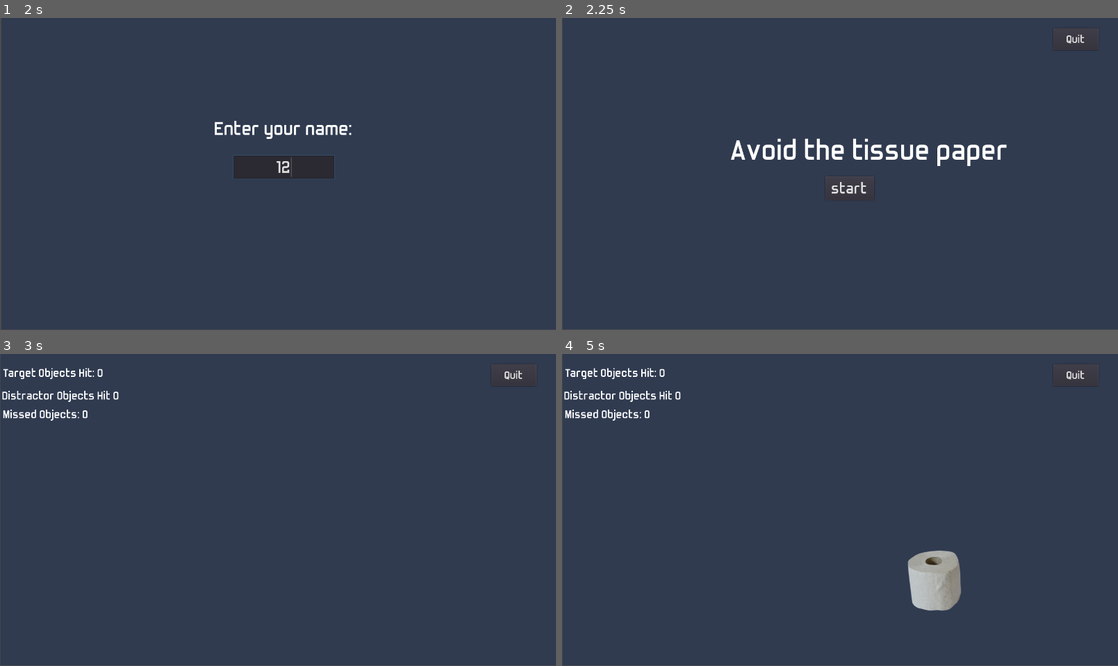
Above: before the commit, frames 1-4 (two rows, left to right).
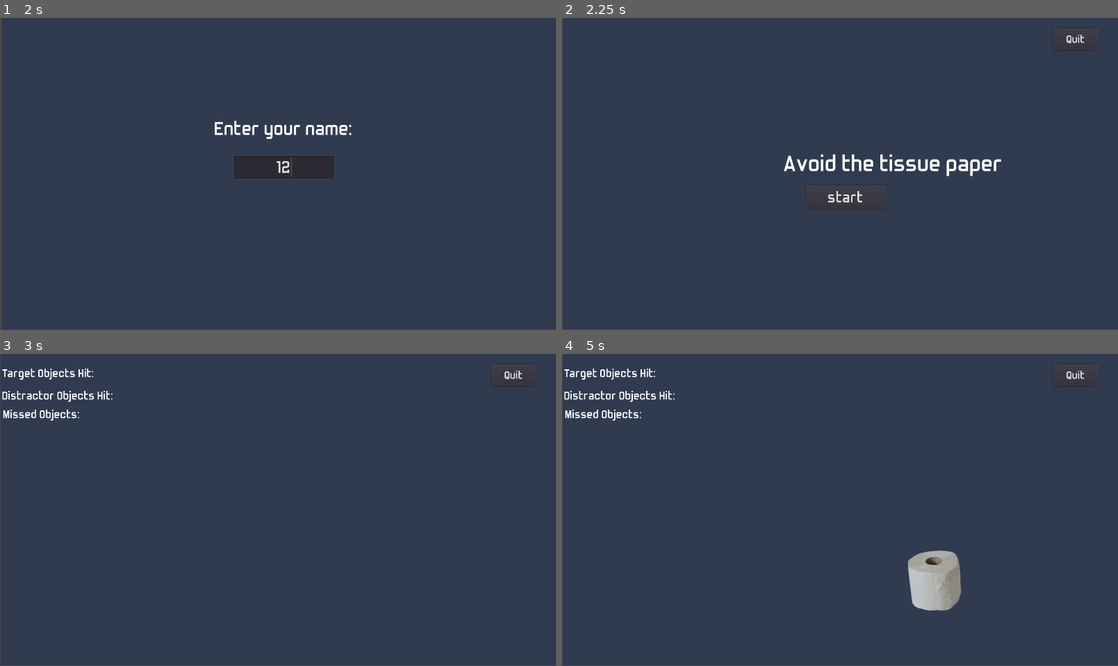
Above: after the commit, the same moments.

Repository: resquenazi/Object_Discrimination_Video_Game
Game: Godot game, scene res://Scenes/MainMenu.tscn
Two runs of this game, one before a commit and one after it. Both use one fixed random seed, a clock stepped at 60 frames per second and the inputs below.
Inputs (mouse positions are in pixels of both pictures, inside the frame that each line leads up to):
- Up to frame 1 (2 s): click "play game" at 0.5 s; click (283, 167) at 1.27 s; type "12" at 1.35 s
- Up to frame 2 (2.25 s): tap Enter at 2 s; move the mouse to (962, 158) at 2.02 s; press the mouse at (962, 158) at 2.03 s
- Up to frame 3 (3 s): release the mouse at (400, 494) at 2.75 s; click "start" at 2.75 s
- Up to frame 4 (5 s): tap Space at 3.5 s; move the mouse to (728, 525) at 3.52 s; click (728, 525) at 3.6 s; tap Enter at 4.25 s; move the mouse to (895, 441) at 4.27 s; press the mouse at (895, 441) at 4.28 s

Frame 1 is identical in both runs. In frame 2, 2.4% of the frame differs, in the area x 30-80%, y 38-60%; in frame 3, 0.3%; in frame 4, 0.3%.

Commit message:
added difficulty within levels, made a restart screen

Diff:
--- a/Scenes/Game.tscn
+++ b/Scenes/Game.tscn
@@ -5,21 +5,20 @@
 [ext_resource path="res://Scenes/TargetObjects.tscn" type="PackedScene" id=3]
 [ext_resource path="res://Scenes/DistractorObjects.tscn" type="PackedScene" id=4]
 [ext_resource path="res://Scenes/CursorTrail.tscn" type="PackedScene" id=5]
-[ext_resource path="res://Fonts/font.tres" type="DynamicFont" id=6]
 
-[sub_resource type="DynamicFont" id=1]
+[sub_resource type="RectangleShape2D" id=1]
+extents = Vector2( 21.9513, 392.709 )
+
+[sub_resource type="RectangleShape2D" id=2]
+extents = Vector2( 23.839, 391.69 )
+
+[sub_resource type="DynamicFont" id=3]
 size = 30
 font_data = ExtResource( 1 )
 
-[sub_resource type="DynamicFont" id=2]
+[sub_resource type="DynamicFont" id=4]
 size = 30
 font_data = ExtResource( 1 )
-
-[sub_resource type="RectangleShape2D" id=3]
-extents = Vector2( 21.9513, 392.709 )
-
-[sub_resource type="RectangleShape2D" id=4]
-extents = Vector2( 23.839, 391.69 )
 
 [sub_resource type="DynamicFont" id=5]
 size = 40
@@ -27,6 +26,10 @@
 
 [sub_resource type="DynamicFont" id=6]
 size = 29
+font_data = ExtResource( 1 )
+
+[sub_resource type="DynamicFont" id=7]
+size = 60
 font_data = ExtResource( 1 )
 
 [node name="Game" type="Node2D"]
@@ -46,87 +49,86 @@
 "_edit_use_anchors_": false
 }
 
-[node name="TargetObjectsScoreLabel" type="Label" parent="."]
+[node name="TargetObjectsTimer" type="Timer" parent="."]
+wait_time = 2.0
+one_shot = true
+
+[node name="DistractorObjectsTimer" type="Timer" parent="."]
+wait_time = 3.0
+one_shot = true
+
+[node name="GameBoarder" type="StaticBody2D" parent="."]
+
+[node name="CollisionShape2D" type="CollisionShape2D" parent="GameBoarder"]
+position = Vector2( -22.1998, 360.362 )
+shape = SubResource( 1 )
+
+[node name="CollisionShape2D2" type="CollisionShape2D" parent="GameBoarder"]
+position = Vector2( 1384.16, 383.113 )
+shape = SubResource( 2 )
+
+[node name="CursorTrail" parent="." instance=ExtResource( 5 )]
+
+[node name="HUD" type="Control" parent="."]
+anchor_right = 1.0
+anchor_bottom = 1.0
+margin_right = 1364.0
+margin_bottom = 764.0
+__meta__ = {
+"_edit_use_anchors_": false
+}
+
+[node name="TargetObjectsScoreLabel" type="Label" parent="HUD"]
 anchor_top = 0.5
 anchor_bottom = 0.5
-margin_left = 8.0
-margin_top = 30.0
-margin_right = 323.0
-margin_bottom = 63.0
-custom_fonts/font = SubResource( 1 )
+margin_left = 6.2182
+margin_top = -350.833
+margin_right = 321.218
+margin_bottom = -317.833
+custom_fonts/font = SubResource( 3 )
 text = "Target Objects Hit:"
 __meta__ = {
 "_edit_use_anchors_": false
 }
 
-[node name="DistractorObjectsScoreLabel" type="Label" parent="."]
+[node name="DistractorObjectsScoreLabel" type="Label" parent="HUD"]
 margin_left = 6.22449
 margin_top = 86.0356
-margin_right = 197.224
+margin_right = 279.224
 margin_bottom = 123.036
-custom_fonts/font = SubResource( 2 )
+custom_fonts/font = SubResource( 4 )
 text = "Distractor Objects Hit:"
 __meta__ = {
 "_edit_use_anchors_": false
 }
 
-[node name="MissedObjectsLabel" type="Label" parent="."]
+[node name="MissedObjectsLabel" type="Label" parent="HUD"]
 margin_left = 8.4371
 margin_top = 132.053
-margin_right = 150.437
+margin_right = 203.437
 margin_bottom = 176.053
-custom_fonts/font = SubResource( 1 )
+custom_fonts/font = SubResource( 3 )
 text = "Missed Objects: "
 __meta__ = {
 "_edit_use_anchors_": false
 }
 
-[node name="GameOver" type="Label" parent="."]
+[node name="StartButton" type="Button" parent="HUD"]
 anchor_left = 0.5
 anchor_top = 0.5
 anchor_right = 0.5
 anchor_bottom = 0.5
-margin_left = 416.091
-margin_top = 285.587
-margin_right = 1001.09
-margin_bottom = 390.587
-custom_fonts/font = ExtResource( 6 )
-text = "Game Over!"
-align = 1
-__meta__ = {
-"_edit_use_anchors_": false
-}
-
-[node name="TargetObjectsTimer" type="Timer" parent="."]
-wait_time = 2.0
-
-[node name="DistractorObjectsTimer" type="Timer" parent="."]
-wait_time = 3.0
-
-[node name="GameBoarder" type="StaticBody2D" parent="."]
-
-[node name="CollisionShape2D" type="CollisionShape2D" parent="GameBoarder"]
-position = Vector2( -22.1998, 360.362 )
-shape = SubResource( 3 )
-
-[node name="CollisionShape2D2" type="CollisionShape2D" parent="GameBoarder"]
-position = Vector2( 1384.16, 383.113 )
-shape = SubResource( 4 )
-
-[node name="CursorTrail" parent="." instance=ExtResource( 5 )]
-
-[node name="Start" type="Button" parent="."]
-margin_left = 647.27
-margin_top = 389.549
-margin_right = 767.27
-margin_bottom = 448.549
+margin_left = -81.0
+margin_top = 30.0
+margin_right = 113.0
+margin_bottom = 89.0
 custom_fonts/font = SubResource( 5 )
 text = "start"
 __meta__ = {
 "_edit_use_anchors_": false
 }
 
-[node name="Quit" type="Button" parent="."]
+[node name="QuitButton" type="Button" parent="HUD"]
 margin_left = 1207.0
 margin_top = 25.0
 margin_right = 1318.0
@@ -136,5 +138,19 @@
 __meta__ = {
 "_edit_use_anchors_": false
 }
+
+[node name="DirectionsLabel" type="Label" parent="HUD"]
+anchor_left = 0.5
+anchor_top = 0.5
+anchor_right = 0.5
+anchor_bottom = 0.5
+margin_left = -136.0
+margin_top = -56.0
+margin_right = 120.0
+margin_bottom = 30.0
+custom_fonts/font = SubResource( 7 )
+__meta__ = {
+"_edit_use_anchors_": false
+}
 [connection signal="timeout" from="TargetObjectsTimer" to="." method="_on_TargetObjectsTimer_timeout"]
 [connection signal="timeout" from="DistractorObjectsTimer" to="." method="_on_DistractorObjectsTimer_timeout"]
--- /dev/null
+++ b/Scenes/Restart.tscn
@@ -0,0 +1,95 @@
+[gd_scene load_steps=7 format=2]
+
+[ext_resource path="res://Fonts/TrulyMadlyDpad-a72o.ttf" type="DynamicFontData" id=1]
+[ext_resource path="res://Scripts/Restart.gd" type="Script" id=2]
+
+[sub_resource type="DynamicFont" id=1]
+size = 60
+font_data = ExtResource( 1 )
+
+[sub_resource type="DynamicFont" id=2]
+size = 200
+font_data = ExtResource( 1 )
+
+[sub_resource type="DynamicFont" id=3]
+size = 40
+font_data = ExtResource( 1 )
+
+[sub_resource type="DynamicFont" id=4]
+size = 40
+font_data = ExtResource( 1 )
+
+[node name="Control" type="Control"]
+anchor_right = 1.0
+anchor_bottom = 1.0
+margin_right = 2.0
+margin_bottom = -4.0
+script = ExtResource( 2 )
+__meta__ = {
+"_edit_use_anchors_": false
+}
+
+[node name="ColorRect" type="ColorRect" parent="."]
+anchor_right = 0.97
+anchor_bottom = 0.949
+margin_right = 40.0
+margin_bottom = 40.0
+color = Color( 0.192157, 0.235294, 0.317647, 1 )
+
+[node name="RestartButton" type="Button" parent="."]
+anchor_left = 0.5
+anchor_top = 0.5
+anchor_right = 0.5
+anchor_bottom = 0.5
+margin_left = -109.0
+margin_top = 83.0
+margin_right = 110.0
+margin_bottom = 153.0
+custom_fonts/font = SubResource( 1 )
+text = "Restart"
+__meta__ = {
+"_edit_use_anchors_": false
+}
+
+[node name="GameOver" type="Label" parent="."]
+anchor_left = 0.5
+anchor_top = 0.5
+anchor_right = 0.5
+anchor_bottom = 0.5
+margin_left = -440.5
+margin_top = -268.5
+margin_right = 440.5
+margin_bottom = -59.5
+custom_fonts/font = SubResource( 2 )
+text = "Game Over!"
+align = 1
+__meta__ = {
+"_edit_use_anchors_": false
+}
+
+[node name="RestartDirections" type="Label" parent="."]
+anchor_left = 0.5
+anchor_top = 0.5
+anchor_right = 0.5
+anchor_bottom = 0.5
+margin_left = -308.0
+margin_top = -75.0
+margin_right = 307.0
+margin_bottom = 60.0
+custom_fonts/font = SubResource( 3 )
+text = "You missed too many objects! Restart the game and try to advance to the next level!"
+align = 1
+autowrap = true
+__meta__ = {
+"_edit_use_anchors_": false
+}
+
+[node name="Quit" type="Button" parent="."]
+anchor_left = 1.0
+anchor_right = 1.0
+margin_left = -173.0
+margin_top = 25.0
+margin_right = -36.0
+margin_bottom = 70.0
+custom_fonts/font = SubResource( 4 )
+text = "Quit"
--- a/Scripts/DistractorObjects.gd
+++ b/Scripts/DistractorObjects.gd
@@ -8,6 +8,8 @@
 var tex_ref_array = Global.tex_ref_array
 var randN = Global.sample
 var distractor_object = Global.distractor_object
+signal distractorObjectsPoints
+signal missedObjectsPoints
 
 # make objects bounce
 func _ready():
@@ -23,7 +25,8 @@
 		pos.y -= w/2
 		if mousePos.x >= pos.x and mousePos.x <= pos.x + w and mousePos.y >= pos.y \
 		and mousePos.y <= pos.y + w:
-				get_parent().distractorObjectsPoints += 1
+				emit_signal("distractorObjectsPoints")
 				queue_free()
 	if global_position.y > 600:
+		emit_signal("missedObjectsPoints")
 		queue_free() #clear cache
--- a/Scripts/Game.gd
+++ b/Scripts/Game.gd
@@ -3,47 +3,68 @@
 ## export scenes
 export (PackedScene) var TargetObjects
 export (PackedScene) var DistractorObjects
-#export (PackedScene) var UserInput
 
 ## initialize game variables
-var quit = false
+var quit = false #quit game
 var targetObjectsPoints = 0 #keep score of how many target objects were sliced
-var distractorObjectsPoints = 0
-var fallingObjects = 0 #keep track of missed objects
+var distractorObjectsPoints = 0 #keep score of how many distractor objects were sliced
+var missedObjectsPoints = 0 #keep track of missed objects
 var start = false  #start game
 var end = false #end game
 var cDif = 10 #points stuff
-var randN = Global.sample
-var playername = UserInput.playername
+var randN = Global.sample #get random number generated from global script
+var playername = UserInput.playername #get player name for saving
 var dateTimeDict = OS.get_datetime()
 var day = dateTimeDict.weekday
 var hour = dateTimeDict.hour
 var minute = dateTimeDict.minute
+
+# initialize variables for difficulty within level
+var target_object_timer_length = 2 #seconds
+var distractor_object_timer_length = 3
+var distractor_object_timer_start = true
+var target_object_timer_start = true
+export var level_change_speed = .01 #number of seconds to subtract from timer when player gets score
 
 ## set up variables for menu screen
 onready var distractor_object = Global.distractor_object #index of object to avoid during the game
 var object_labels = ["bowl", "bread", "cheese_grater", "clock", "cup", "pot", "straws",
  "tissue_paper", "toilet_paper", "tooth_paste"] #for display of object to avoid
 
-## hide things once user presses start
+#HUD Stuff
+onready var TargetObjectsScoreLabel = get_node("HUD/TargetObjectsScoreLabel")
+onready var DistractorObjectsScoreLabel = get_node("HUD/DistractorObjectsScoreLabel")
+onready var MissedObjectsLabel = get_node("HUD/MissedObjectsLabel")
+onready var StartButton = get_node("HUD/StartButton")
+onready var QuitButton = get_node("HUD/QuitButton")
+onready var DirectionsLabel = get_node("HUD/DirectionsLabel")
+
+
 func _ready():
-	$Start.connect("pressed", self, "_on_start_pressed")
-	$Quit.connect("pressed", self, "_on_quit_pressed")
-	$TargetObjectsScoreLabel.hide()
-	$MissedObjectsLabel.hide()
-	$DistractorObjectsScoreLabel.hide()
+	## hide things once user presses start
+	StartButton.connect("pressed", self, "_on_start_button_pressed")
+	QuitButton.connect("pressed", self, "_on_quit_button_pressed")
+	TargetObjectsScoreLabel.hide()
+	MissedObjectsLabel.hide()
+	DistractorObjectsScoreLabel.hide()
 
-## set up score keeping
+
 func _physics_process(delta):
-	$TargetObjectsScoreLabel.set_text("Target Objects Hit: " + str(targetObjectsPoints))
-	$MissedObjectsLabel.set_text("Missed Objects: " + str(fallingObjects))
-	$DistractorObjectsScoreLabel.set_text("Distractor Objects Hit " + str(distractorObjectsPoints))
-	$GameOver.set_text(" ")
+
+	if start and !end:
+		if distractor_object_timer_start == true:
+			$DistractorObjectsTimer.start(distractor_object_timer_length)
+			distractor_object_timer_start = false
+		if target_object_timer_start == true:
+			$TargetObjectsTimer.start(target_object_timer_length)
+			target_object_timer_start = false
 
 	# determine when game ends
 	if start and !end:
-		if fallingObjects >= 10:
+		if missedObjectsPoints >= 10:
 			end = true
+			_save()
+			get_tree().change_scene("res://Scenes/Restart.tscn")
 		if targetObjectsPoints > cDif:
 			cDif += 10
 			$TargetObjectsTimer.set_wait_time($TargetObjectsTimer.get_wait_time() - 0.1)
@@ -52,33 +73,40 @@
 	elif !start and !end:
 		var object_avoid = str(object_labels[distractor_object])
 		var object_avoid2 = object_avoid.replace("_", " ")
-		$GameOver.set_text("Avoid the " + str(object_avoid2))
+		DirectionsLabel.set_text("Avoid the " + str(object_avoid2))
+
 	# end text
 	else:
-		$GameOver.set_text("Game Over!")
+		DirectionsLabel.hide()
 		_save()
 
 ## instance scenes
-func _on_start_pressed():
+func _on_start_button_pressed():
 	start = true
-	$TargetObjectsScoreLabel.show()
-	$DistractorObjectsScoreLabel.show()
-	$MissedObjectsLabel.show()
+	TargetObjectsScoreLabel.show()
+	DistractorObjectsScoreLabel.show()
+	MissedObjectsLabel.show()
 	$TargetObjectsTimer.start()
 	$DistractorObjectsTimer.start()
-	$Start.hide()
+	StartButton.hide()
+	DirectionsLabel.hide()
 
 func _on_TargetObjectsTimer_timeout():
+	target_object_timer_start = true
 	if !end:
 		var t = TargetObjects.instance()
+		t.connect("targetObjectsPoints", self, "_on_target_object_sliced")
+		t.connect("missedObjectsPoints", self, "_on_missed_target_object")
 		t.global_position = Vector2(randi()%900+100, 600) #Vector2(#,#) controls x & y start positions of objects
 		add_child(t)
 	else:
 		$TargetObjectsTimer.stop()
 
 func _on_DistractorObjectsTimer_timeout():
+	distractor_object_timer_start = true
 	if !end:
 		var d = DistractorObjects.instance()
+		d.connect("distractorObjectsPoints", self, "_on_distractor_object_sliced")
 		d.global_position = Vector2(randi()%900+100, 600) #Vector2(#,#) controls x & y start positions of objects
 		add_child(d)
 	else:
@@ -91,14 +119,31 @@
 	data += "\n"
 	data += "Distractor_Objects_Points: " + str(distractorObjectsPoints)
 	data += "\n"
-	data += "Missed_Objects: " + str(fallingObjects)
+	data += "Missed_Objects: " + str(missedObjectsPoints)
 	var new_file = File.new()
-	#new_file.open("res://Data/savegame.txt")
 	new_file.open("res://Data/" + str(playername) + "_" + str(day) + "_" + str(hour) + "_" + str(minute) + ".txt", File.WRITE)
 	#Store the data and close the file
 	new_file.store_line(data)
 	new_file.close()
 
-func _on_quit_pressed():
+func _on_quit_button_pressed():
 	_save()
 	get_tree().quit()
+
+func _on_target_object_sliced():
+	if target_object_timer_length > 0:
+		target_object_timer_length -= level_change_speed #increase difficulty of game by making objects spawn faster
+		print("target timer" + str(target_object_timer_length))
+	targetObjectsPoints += 1
+	TargetObjectsScoreLabel.set_text("Target Objects Hit: " + str(targetObjectsPoints))
+
+func _on_missed_target_object():
+	missedObjectsPoints += 1
+	MissedObjectsLabel.set_text("Missed Objects: " + str(missedObjectsPoints))
+
+func _on_distractor_object_sliced():
+	if distractor_object_timer_length > 0:
+		distractor_object_timer_length -= level_change_speed #increase difficulty of game by making objects spawn faster
+		print("distractor timer" + str(distractor_object_timer_length))
+	distractorObjectsPoints += 1
+	DistractorObjectsScoreLabel.set_text("Distractor Objects Hit " + str(distractorObjectsPoints))
--- a/Scripts/MainMenu.gd
+++ b/Scripts/MainMenu.gd
@@ -7,6 +7,5 @@
 func PlayGame():
 	get_tree().change_scene("res://Scenes/UserInput.tscn")
 
-
 func Quit():
 	get_tree().quit()
--- /dev/null
+++ b/Scripts/Restart.gd
@@ -0,0 +1,12 @@
+extends Control
+
+
+func _ready():
+	$RestartButton.connect("pressed", self, "RestartGame")
+	$Quit.connect("pressed", self, "Quit")
+
+func RestartGame():
+	get_tree().change_scene("res://Scenes/Game.tscn")
+
+func Quit():
+	get_tree().quit()
--- a/Scripts/TargetObjects.gd
+++ b/Scripts/TargetObjects.gd
@@ -7,6 +7,8 @@
 var dir = randi()%200-50
 var tex_ref_array = Global.tex_ref_array
 var target_objects = Global.target_objects
+signal targetObjectsPoints
+signal missedObjectsPoints
 
 # make objects bounce
 func _ready():
@@ -22,8 +24,8 @@
 		pos.y -= w/2
 		if mousePos.x >= pos.x and mousePos.x <= pos.x + w and mousePos.y >= pos.y \
 		and mousePos.y <= pos.y + w:
-				get_parent().targetObjectsPoints += 1
+				emit_signal("targetObjectsPoints")
 				queue_free()
 	if global_position.y > 600:
-		get_parent().fallingObjects +=1
+		emit_signal("missedObjectsPoints")
 		queue_free() #clear cache
Not shown, added: Data/Null_5_11_20.txt
Not shown, added: Data/Null_5_11_21.txt
Not shown, added: Data/Null_5_11_53.txt
Not shown, removed: Data/becca_1_9_45.txt
Not shown, removed: Data/becca_4_14_56.txt
Not shown, removed: Data/becca_4_14_58.txt
Not shown, removed: Data/becca_4_17_3.txt
Not shown, removed: Data/mike_2_15_14.txt
